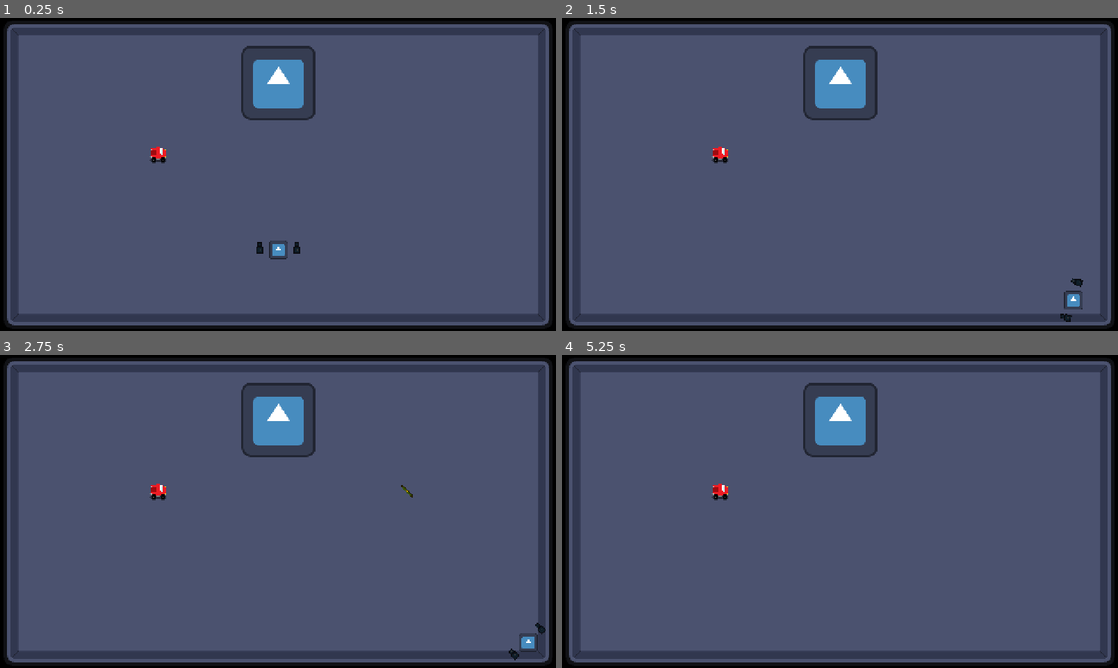
Above: before the commit, frames 1-4 (two rows, left to right).
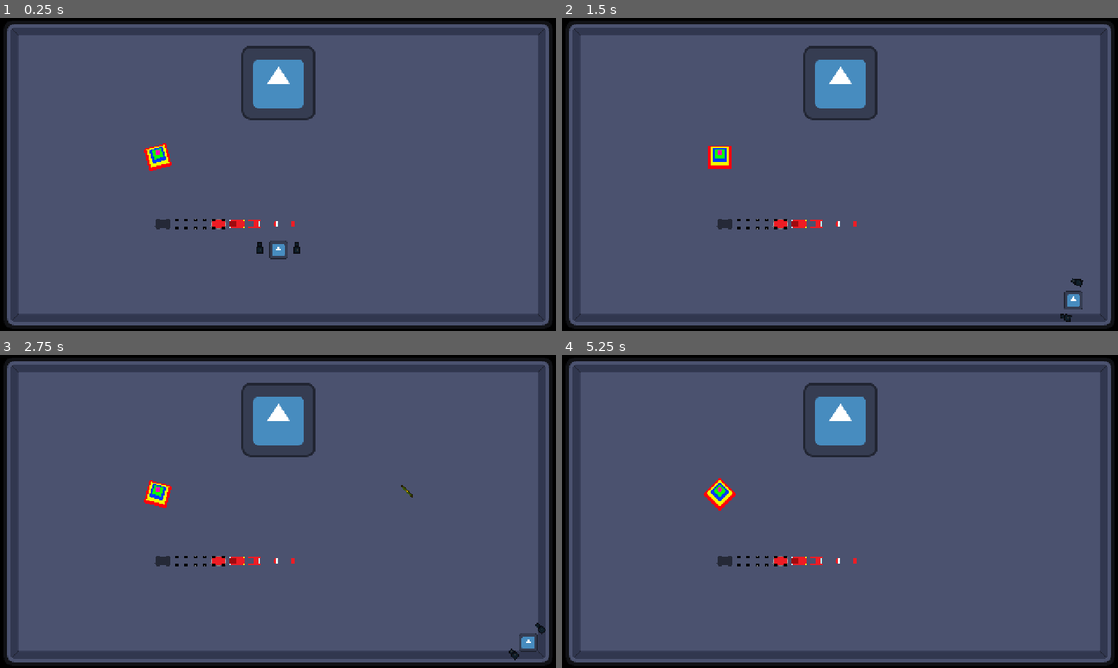
Above: after the commit, the same moments.

Repository: AsleepInTheBreakroom/SuperReactorCore
Game: Godot game, scene res://Levels/Testing/TestLevel.tscn
The game is run twice, just before and just after one commit, with the same random seed, the same clock (stepped at 60 frames per second) and the same inputs. The engine's default icon, where the game draws it, is replaced by a stand-in: a white triangle on a blue panel in a dark square.
Inputs (mouse positions are in pixels of both pictures, inside the frame that each line leads up to):
- Up to frame 1 (0.25 s): no input
- Up to frame 2 (1.5 s): tap Enter at 0.5 s; move the mouse to (962, 158) at 0.52 s; press the mouse at (962, 158) at 0.53 s; hold D (Keyboard_Right) 0.53-1.28 s; move the mouse to (728, 190) at 1.27 s; release the mouse at (728, 190) at 1.28 s; hold S (Keyboard_Down) from 1.28 s (still down); right-click (728, 190) at 1.35 s
- Up to frame 3 (2.75 s): move the mouse to (333, 442) at 2.02 s; release S (Keyboard_Down) at 2.03 s; press the mouse at (333, 442) at 2.03 s; hold D (Keyboard_Right) from 2.03 s (still down)
- Up to frame 4 (5.25 s): move the mouse to (812, 574) at 2.77 s; release D (Keyboard_Right) at 2.78 s; release the mouse at (812, 574) at 2.78 s; hold W (Keyboard_Up) 2.78-3.53 s; right-click (812, 574) at 2.85 s; move the mouse to (1006, 558) at 3.52 s; press the mouse at (1006, 558) at 3.53 s; hold A (Keyboard_Left) 3.53-5.03 s; move the mouse to (673, 464) at 4.27 s; release the mouse at (673, 464) at 4.28 s; right-click (673, 464) at 4.35 s; move the mouse to (867, 511) at 5.02 s; press the mouse at (867, 511) at 5.03 s; hold S (Keyboard_Down) from 5.03 s (still down)

The runs differ from the first frame. In frame 1, 0.6% of the frame differs, in the area x 25-53%, y 40-68%; in frame 2, 0.6%; in frame 3, 0.6%; in frame 4, 0.7%, in the area x 25-53%, y 39-68%.

Commit message:
Sprite stacking
Got things to work, just have to figure out the look of things.

Diff:
--- a/Levels/Testing/TestLevel.tscn
+++ b/Levels/Testing/TestLevel.tscn
@@ -1,10 +1,11 @@
-[gd_scene load_steps=10 format=3 uid="uid://dbyus26a4tgsn"]
+[gd_scene load_steps=11 format=3 uid="uid://dbyus26a4tgsn"]
 
 [ext_resource type="PackedScene" uid="uid://deti330c0hm6v" path="res://Game Objects/Bot Spawner/BotSpawner.tscn" id="1_fj6dq"]
 [ext_resource type="Texture2D" uid="uid://d3e4lyyvf3vew" path="res://icon.svg" id="2_6beub"]
 [ext_resource type="Texture2D" uid="uid://bcq8bij82gniy" path="res://Art/Temp/TempWalls(16).png" id="2_ds780"]
 [ext_resource type="PackedScene" uid="uid://bqoatrk07vmli" path="res://Game Objects/Entities/Cores/Core.tscn" id="3_vfdak"]
 [ext_resource type="PackedScene" uid="uid://bi2ss6k2klbyh" path="res://Testing/SpriteStack/SpriteStack.tscn" id="5_ldpfq"]
+[ext_resource type="Texture2D" uid="uid://shihe7c42aig" path="res://Art/Temp/Red_Car.png" id="6_33wgv"]
 
 [sub_resource type="TileSetAtlasSource" id="TileSetAtlasSource_jtmvm"]
 texture = ExtResource("2_ds780")
@@ -92,3 +93,7 @@
 
 [node name="SpriteStack" parent="." instance=ExtResource("5_ldpfq")]
 position = Vector2(136, 120)
+
+[node name="RedCar" type="Sprite2D" parent="."]
+position = Vector2(196, 177)
+texture = ExtResource("6_33wgv")
--- a/Testing/SpriteStack/SpriteStack.gd
+++ b/Testing/SpriteStack/SpriteStack.gd
@@ -1,43 +1,77 @@
 extends Node2D
 
-@export var sprite_strip:Texture2D;
+const CELL_SIZE:int = 16;
 
-var pos:Vector2;
-var num_of_sprites:int;
+@export var sprite_sheet:Texture2D;
+@export var num_of_sprites:int;
+
+var sprite_array:Array;
+
 
 func _ready():
 	#Create additional sprites based off of sprite strip.
 
-	num_of_sprites = sprite_strip.get_width()/16;
+	#num_of_sprites = sprite_sheet.get_width()/16;
+
+	#All sprites will be stored in this array.
+	sprite_array.resize(num_of_sprites);
+	print(sprite_array.size())
+
+	var rows = sprite_sheet.get_width()/CELL_SIZE;
+	var columns = sprite_sheet.get_height()/CELL_SIZE;
+	var cell:int = 0;
+
+	for j in columns:
+		for i in rows:
+			var sprite:Sprite2D = Sprite2D.new();
+			sprite.texture = sprite_sheet;
+			sprite.hframes = rows;
+			sprite.vframes = columns
+			sprite.frame = cell;
+			sprite.position = Vector2(0, -cell)
+			sprite.scale = Vector2(2,2)
+			sprite_array[cell] = sprite;
+
+			add_child(sprite);
+
+			cell += 1;
+			if(cell > num_of_sprites-1):
+				print(sprite_array)
+				return;
+
+
+
+
+
+
 
 	#Create the number of sprite needed.
-	for i in num_of_sprites:
-		var sprite:Sprite2D = Sprite2D.new();
-		add_child(sprite);
+	#Strip way.
+	#for i in num_of_sprites:
+		#var sprite:Sprite2D = Sprite2D.new();
+		#sprite.texture = sprite_sheet;
+		#sprite.hframes = num_of_sprites;
+		#sprite.vframes = 1; #Will need to adjust for better sprite sheets.
+		#sprite.frame = i;
+		#sprite.position = Vector2(0,-i)
+		#sprite.scale = Vector2(2,2)
+		#sprite_array[i] = sprite;
+		#add_child(sprite);
 
-	#Create sprites.
-	#Assign sprites the correct frame.
-	#Offset them.
-	#Then rotate them.
-
-	pass;
-
-func _draw():
-	#draw_texture(sprite_strip, Vector2.ZERO)
+#func _draw():
+	##draw_texture(sprite_sheet, Vector2.ZERO)
+	##for i in num_of_sprites:
+		##print(i)
+	##draw_texture_rect(sprite_sheet, Rect2(Vector2.ZERO, Vector2(32,16)), true)
 	#for i in num_of_sprites:
-		#print(i)
-	#draw_texture_rect(sprite_strip, Rect2(Vector2.ZERO, Vector2(32,16)), true)
-	for i in num_of_sprites:
-		draw_texture_rect_region(sprite_strip,
-								Rect2(Vector2(0, -i) - Vector2(8,8), Vector2(16,16)), #Position and size of the tile.
-								Rect2(Vector2(i * 16, 0), Vector2(16,16)), #Tile to draw.
-								Color.WHITE,
-								false,
-								false);
+		#draw_texture_rect_region(sprite_sheet,
+								#Rect2(Vector2(0, -i) - Vector2(8,8), Vector2(16,16)), #Position and size of the tile.
+								#Rect2(Vector2(i * 16, 0), Vector2(16,16)), #Tile to draw.
+								#Color.WHITE,
+								#false,
+								#false);
 
 func _process(delta):
-	queue_redraw();
-
-	#rotate(deg_to_rad(5));
-
-	pass;
+	for sprite in sprite_array:
+		sprite.rotate(deg_to_rad(5));
+	pass
--- a/Testing/SpriteStack/SpriteStack.tscn
+++ b/Testing/SpriteStack/SpriteStack.tscn
@@ -1,8 +1,9 @@
 [gd_scene load_steps=3 format=3 uid="uid://bi2ss6k2klbyh"]
 
 [ext_resource type="Script" path="res://Testing/SpriteStack/SpriteStack.gd" id="2_hs6jq"]
-[ext_resource type="Texture2D" uid="uid://shihe7c42aig" path="res://Art/Temp/Red_Car.png" id="2_jsbjt"]
+[ext_resource type="Texture2D" uid="uid://b0ku7osa0iwrm" path="res://Art/Temp/Pyramid.png" id="2_p5gla"]
 
 [node name="SpriteStack" type="Node2D"]
 script = ExtResource("2_hs6jq")
-sprite_strip = ExtResource("2_jsbjt")
+sprite_sheet = ExtResource("2_p5gla")
+num_of_sprites = 5
Binary file added: Art/Temp/Pyramid.png
Not shown, added: Art/Temp/Pyramid.png.import
Binary file added: Art/Temp/RobotSheet.png
Not shown, added: Art/Temp/RobotSheet.png.import
Not shown, added: Art/Temp/Pyramid.png~
Not shown, added: Art/Temp/Robot.kra
Not shown, added: Art/Temp/Robot.kra~
Not shown, added: Art/Temp/RobotSheet.png~
